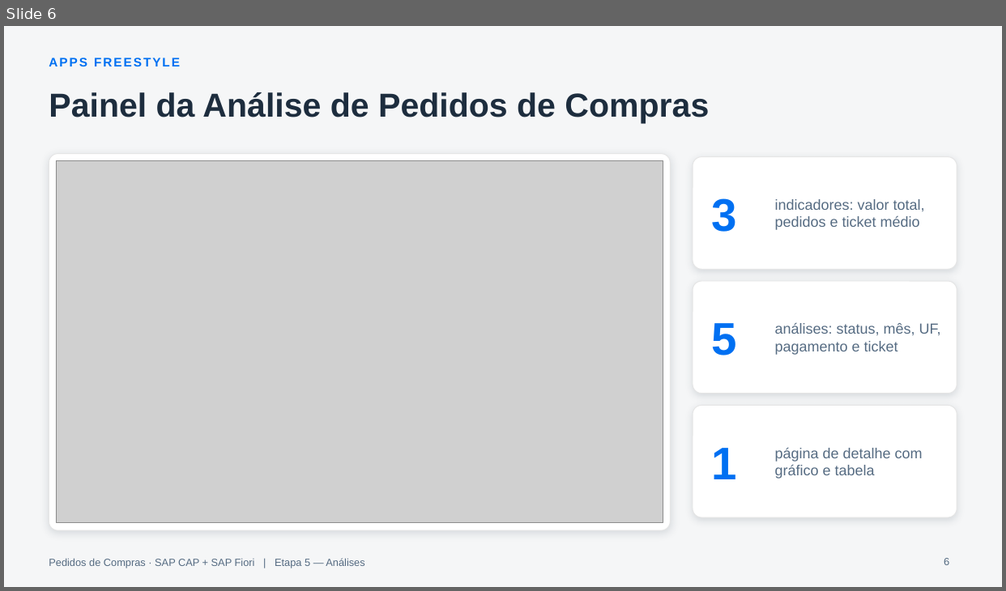
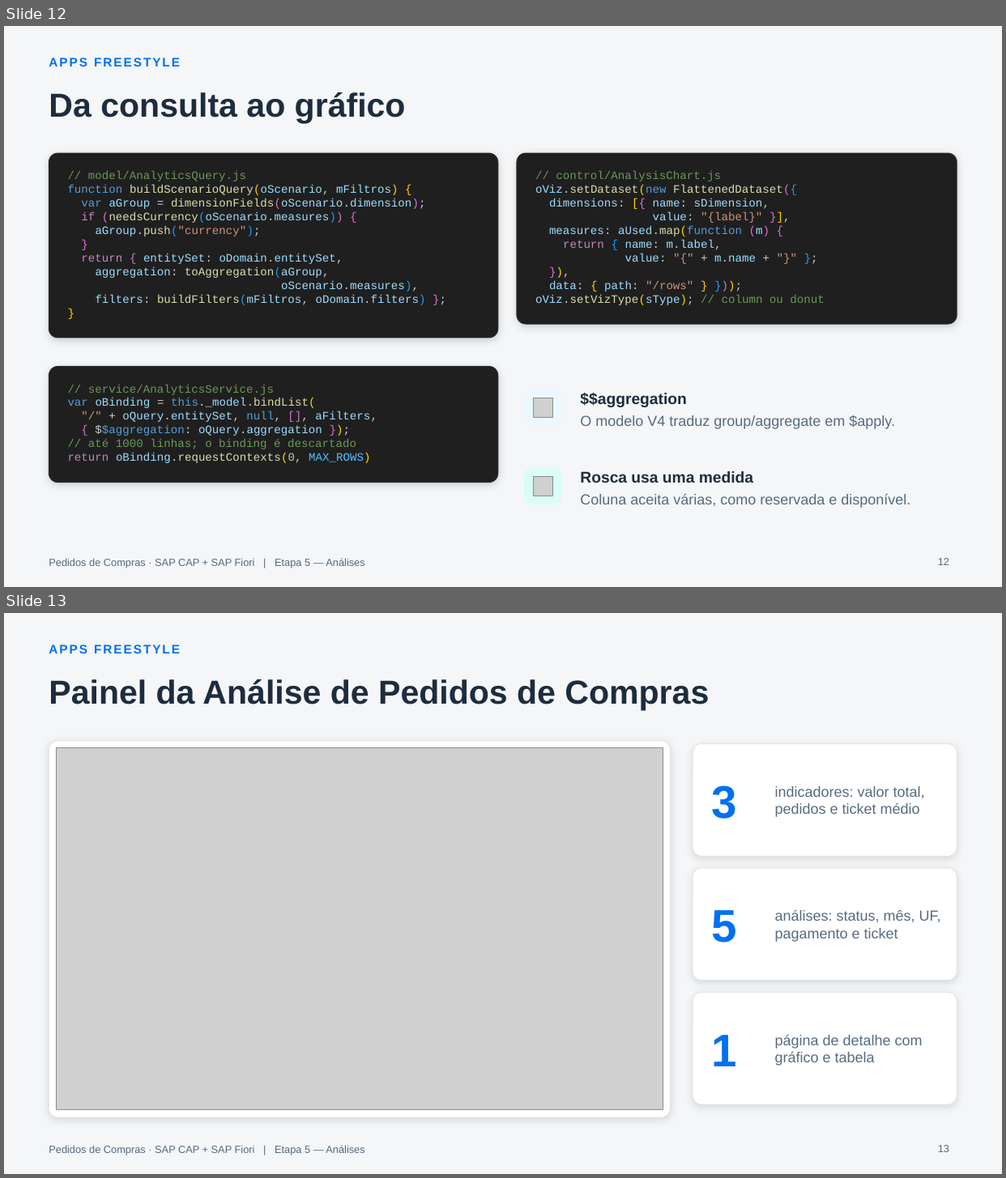
Before and after one commit to AdrianoBispo/sap-cap-nodejs-pedidos-de-compras-app, a slide deck: docs/apresentacoes/05-analises.pptx. Shown one above the other, each under a label of ours: slide 6 before the commit, slides 12 and 13 after it. The pictures are 1006x591 and 1006x1178 pixels, drawn with LibreOffice and Linux fonts; fonts in the diff are those of the drawing; grey boxes stand for pictures. Boxes give left, top, right and bottom in pixels: in the first picture for what was removed or moved away, otherwise in the second. Text is boxed around its words. In the diff, an @@ line names an element or a change of style, - is before the commit and + after.

```diff
--- a/docs/apresentacoes/05-analises.pptx
+++ b/docs/apresentacoes/05-analises.pptx
@@ slide 12 added at box(4, 26, 1002, 587), background #F5F6F7; not listed: 1 template element that a slide beside it also shows @@
@@ text added at box(49, 58, 180, 66), 12 pt, text #0070F2, bold @@
+APPS FREESTYLE
@@ title added at box(49, 92, 406, 123), 32 pt, text #1D2D3E, bold @@
+Da consulta ao gráfico
@@ rounded rectangle added at box(49, 153, 498, 338), fill #1F1F1F, outline #2B2B2B 0.75 pt @@
@@ text added at box(68, 171, 426, 305), 11 pt, text #9CDCFE @@
+// model/AnalyticsQuery.js
+function buildScenarioQuery(oScenario, mFiltros) {
+var aGroup = dimensionFields(oScenario.dimension);
+if (needsCurrency(oScenario.measures)) {
+aGroup.push("currency");
+}
+return { entitySet: oDomain.entitySet,
+aggregation: toAggregation(aGroup,
+oScenario.measures),
+filters: buildFilters(mFiltros, oDomain.filters) };
+}
@@ rounded rectangle added at box(517, 153, 957, 324), fill #1F1F1F, outline #2B2B2B 0.75 pt @@
@@ text added at box(535, 171, 824, 305), 11 pt, text #9CDCFE @@
+// control/AnalysisChart.js
+oViz.setDataset(new FlattenedDataset({
+dimensions: [{ name: sDimension,
+value: "{label}" }],
+measures: aUsed.map(function (m) {
+return { name: m.label,
+value: "{" + m.name + "}" };
+}),
+data: { path: "/rows" } }));
+oViz.setVizType(sType); // column ou donut
@@ rounded rectangle added at box(49, 367, 498, 483), fill #1F1F1F, outline #2B2B2B 0.75 pt @@
@@ text added at box(68, 385, 377, 463), 11 pt, text #6A9955 @@
+// service/AnalyticsService.js
+var oBinding = this._model.bindList(
+"/" + oQuery.entitySet, null, [], aFilters,
+{ $$aggregation: oQuery.aggregation });
+// até 1000 linhas; o binding é descartado
+return oBinding.requestContexts(0, MAX_ROWS)
@@ rounded rectangle added at box(524, 389, 562, 426), fill #EBF8FF @@
@@ picture added at box(533, 398, 552, 417) @@
@@ text added at box(580, 392, 686, 408), 15 pt, text #1D2D3E, bold @@
+$$aggregation
@@ text added at box(580, 415, 895, 429), 14 pt, text #556B82 @@
+O modelo V4 traduz group/aggregate em $apply.
@@ rounded rectangle added at box(524, 467, 562, 506), fill #DAFDF5 @@
@@ picture added at box(533, 476, 552, 496) @@
@@ text added at box(580, 472, 753, 483), 15 pt, text #1D2D3E, bold @@
+Rosca usa uma medida
@@ text added at box(580, 494, 910, 508), 14 pt, text #556B82 @@
+Coluna aceita várias, como reservada e disponível.
@@ page number added at box(938, 558, 949, 565), 10 pt, text #556B82 @@
+12
@@ what was slide 6 is now slide 13 @@
@@ page number at box(938, 1145, 949, 1152): text changed @@
-6
+13
```
Also in this commit, not shown: 3 slides changed, 7 other slides added, 1 slide removed, 10 other files.
